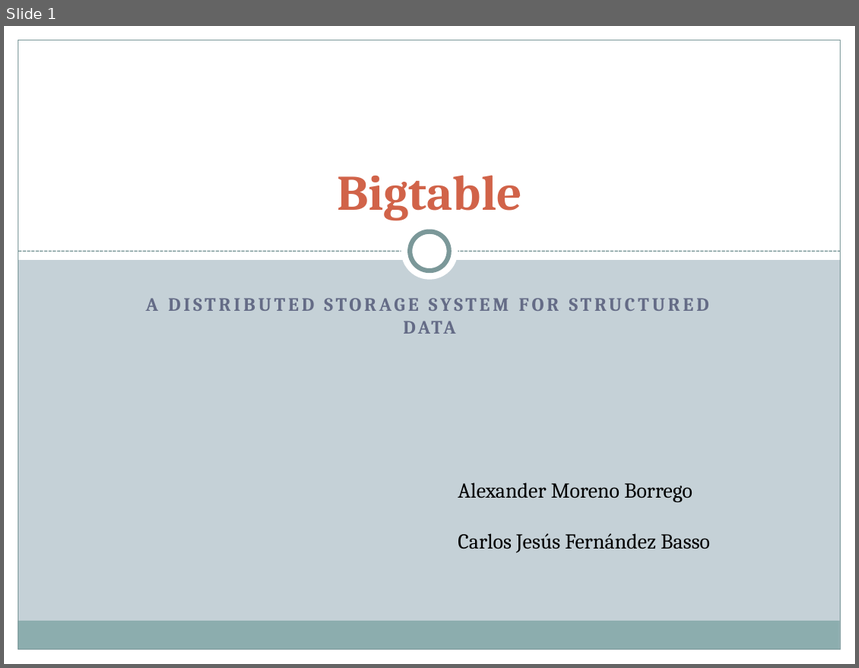
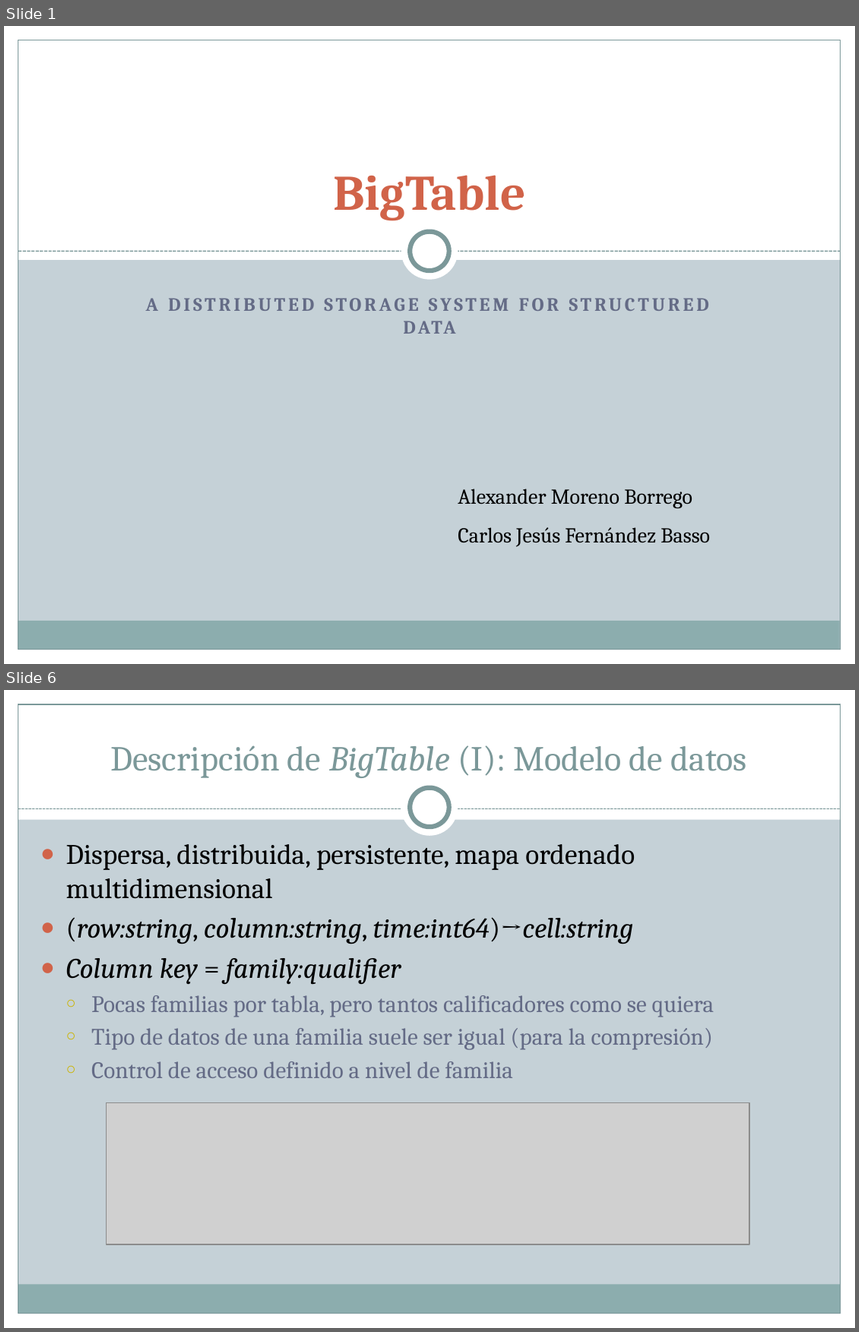
Before and after one commit to Transistores-de-silicio/Trabajo-MABD, a slide deck: BigTable.pptx. Shown one above the other, each under a label of ours: slide 1 before the commit, slides 1 and 6 after it; the slides between them are not shown. The pictures are 859x668 and 859x1332 pixels, drawn with LibreOffice and Linux fonts; fonts in the diff are those of the drawing; grey boxes stand for pictures. Boxes give left, top, right and bottom in pixels: in the first picture for what was removed or moved away, otherwise in the second. Text is boxed around its words. In the diff, an @@ line names an element or a change of style, - is before the commit and + after.

```diff
--- a/BigTable.pptx
+++ b/BigTable.pptx
@@ slide 6 added at (4,690,855,1328), background #C5D1D7; not listed: 5 template elements that a slide beside it also shows @@
@@ rectangle added at (4,690,855,819), fill #FFFFFF @@
@@ title added at (111,745,747,778), 29.7 pt, text #7C999A @@
+Descripción de BigTable (I): Modelo de datos
@@ ellipse added at (401,780,458,837), fill #FFFFFF @@
@@ ellipse added at (410,788,449,827), fill #FFFFFF, outline #7C999A 4 pt @@
@@ line added from (18, 809) to (841, 809), #7C999A 0.75 pt dashed @@
@@ text added at (66,844,714,1078), 20 pt, text #646B86 @@
+● Dispersa, distribuida, persistente, mapa ordenado multidimensional
+● (row:string, column:string, time:int64)→cell:string
+● Column key = family:qualifier
+  ○ Pocas familias por tabla, pero tantos calificadores como se quiera
+  ○ Tipo de datos de una familia suele ser igual (para la compresión)
+  ○ Control de acceso definido a nivel de familia
@@ picture added at (106,1103,750,1245) @@
@@ slide 1 changed as well @@
@@ title at (333,175,525,221): text changed @@
-Bigtable
+BigTable
@@ text "Alexander Moreno Borrego" rewrapped from (458,483,710,553) to (458,489,710,547) @@
```
Also in this commit, not shown: 29 other slides added, 1 slide removed, 1 other file.
